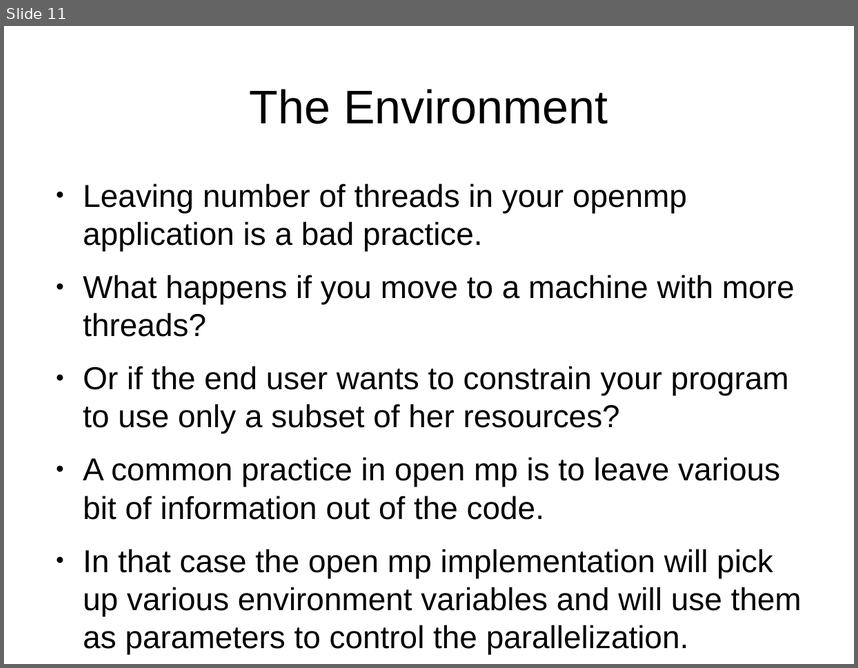
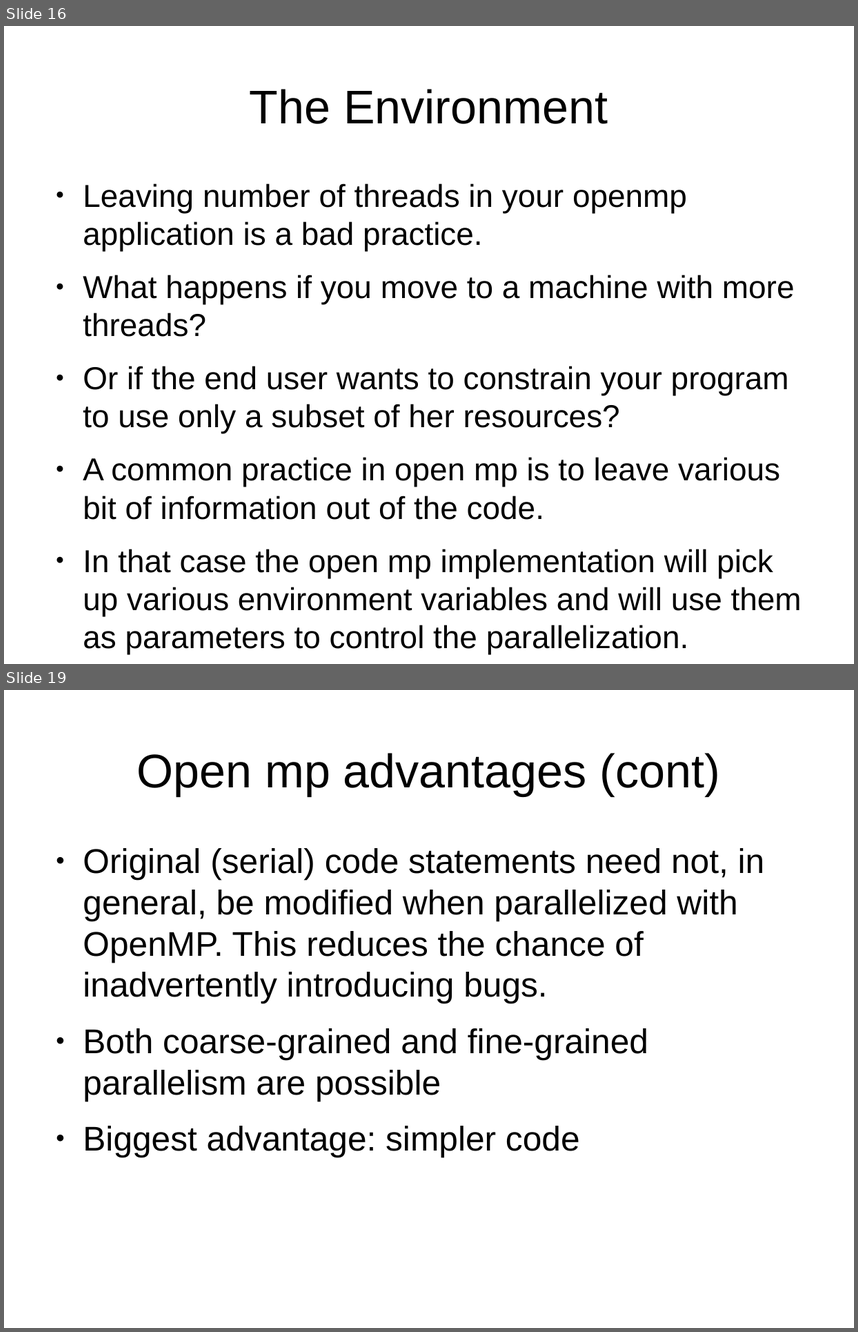
Before and after one commit to veltzer/demos, a slide deck: cpp/multi_core/openmp.odp. Shown one above the other, each under a label of ours: slide 11 before the commit, slides 16 and 19 after it; the slides between them are not shown. The pictures are 858x668 and 858x1332 pixels, drawn with LibreOffice and Linux fonts; fonts in the diff are those of the drawing. Boxes give left, top, right and bottom in pixels: in the first picture for what was removed or moved away, otherwise in the second. Text is boxed around its words. In the diff, an @@ line names an element or a change of style, - is before the commit and + after.

```diff
--- a/cpp/multi_core/openmp.odp
+++ b/cpp/multi_core/openmp.odp
@@ slide 19 added at (x1=4, y1=690, x2=854, y2=1328), background #FFFFFF @@
@@ title added at (x1=136, y1=753, x2=720, y2=796), 44 pt, text #000000 @@
+Open mp advantages (cont)
@@ text added at (x1=83, y1=848, x2=765, y2=1157), 32 pt, text #000000 @@
+● Original (serial) code statements need not, in general, be modified when parallelized with OpenMP. This reduces the chance of inadvertently introducing bugs.
+● Both coarse-grained and fine-grained parallelism are possible
+● Biggest advantage: simpler code
@@ what was slide 11 is now slide 16 @@
```
Also in this commit, not shown: 1 slide changed, 9 other slides added, 4 other files.
